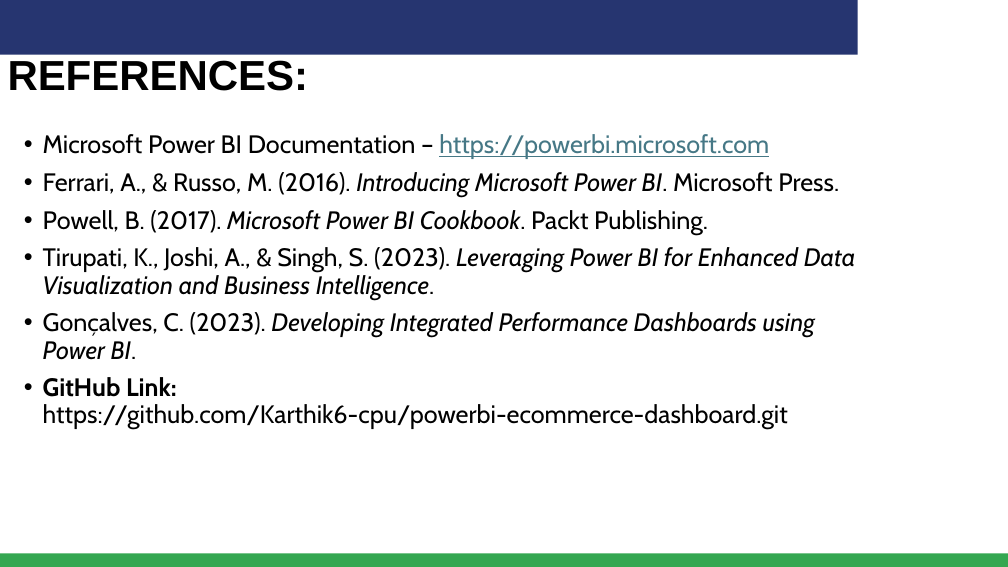
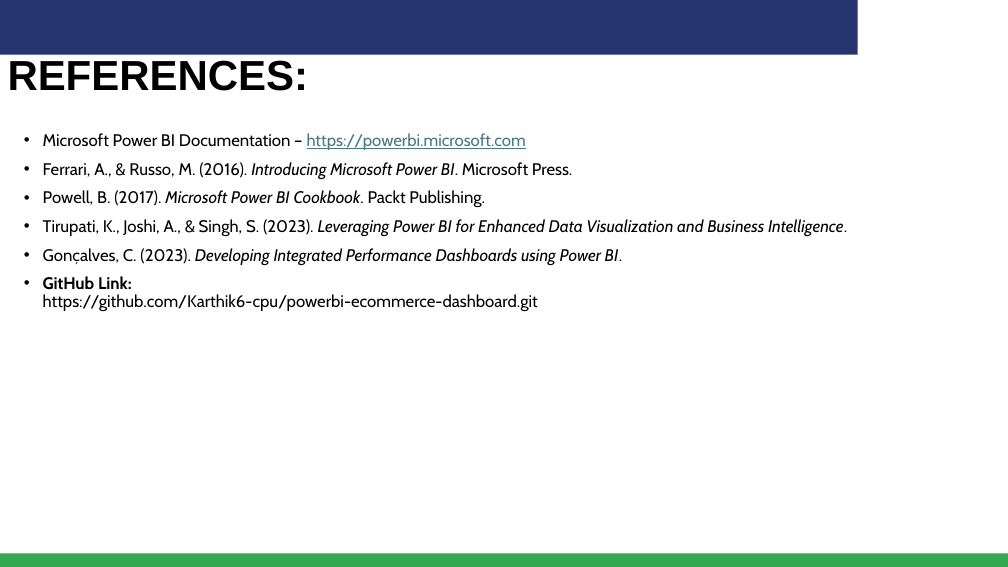
Before and after one commit to Karthik6-cpu/powerbi-ecommerce-dashboard, a slide deck: slide 11 of MS Elevate AICTE Internship - Project template - Feb 2026.pptx (slide 10 before the commit). Drawn at 1008x567 pixels with LibreOffice and Linux fonts; fonts in the diff are those of the drawing; background and template pictures are left out. Boxes give left, top, right and bottom in pixels: in the first picture for what was removed or moved away, otherwise in the second. Text is boxed around its words. In the diff, an @@ line names an element or a change of style, - is before the commit and + after.

```diff
--- a/MS Elevate AICTE Internship - Project template - Feb 2026.pptx
+++ b/MS Elevate AICTE Internship - Project template - Feb 2026.pptx
@@ text "Microsoft Power BI Documentation – ..." at [43, 133, 847, 312]: size 24 to 16 pt @@
```
Also in this commit, not shown: 5 other slides changed, 1 slide added.
